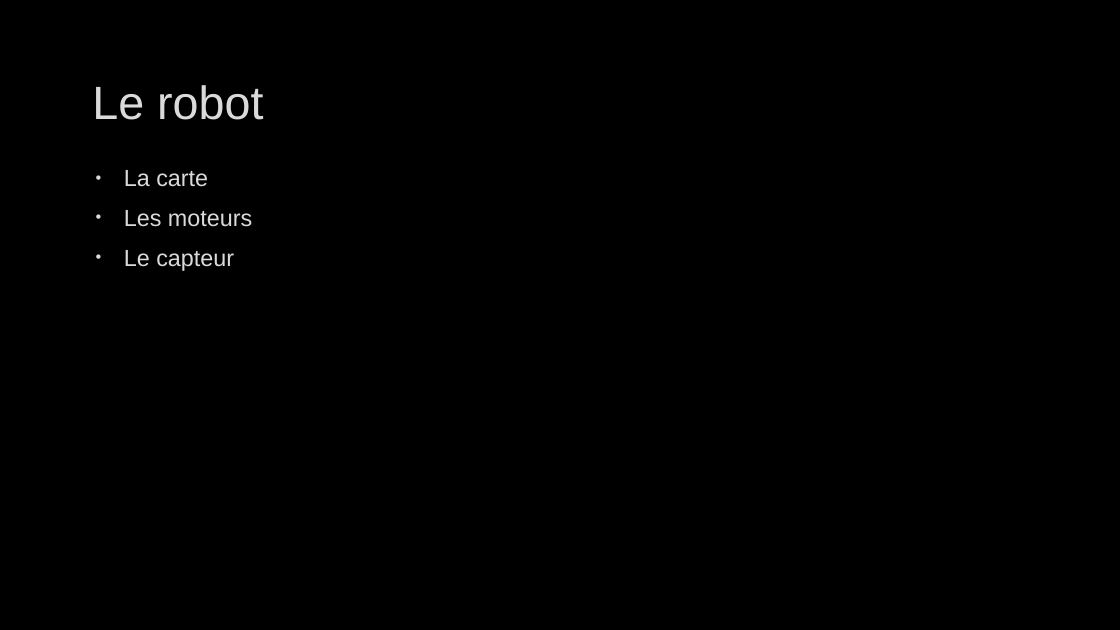
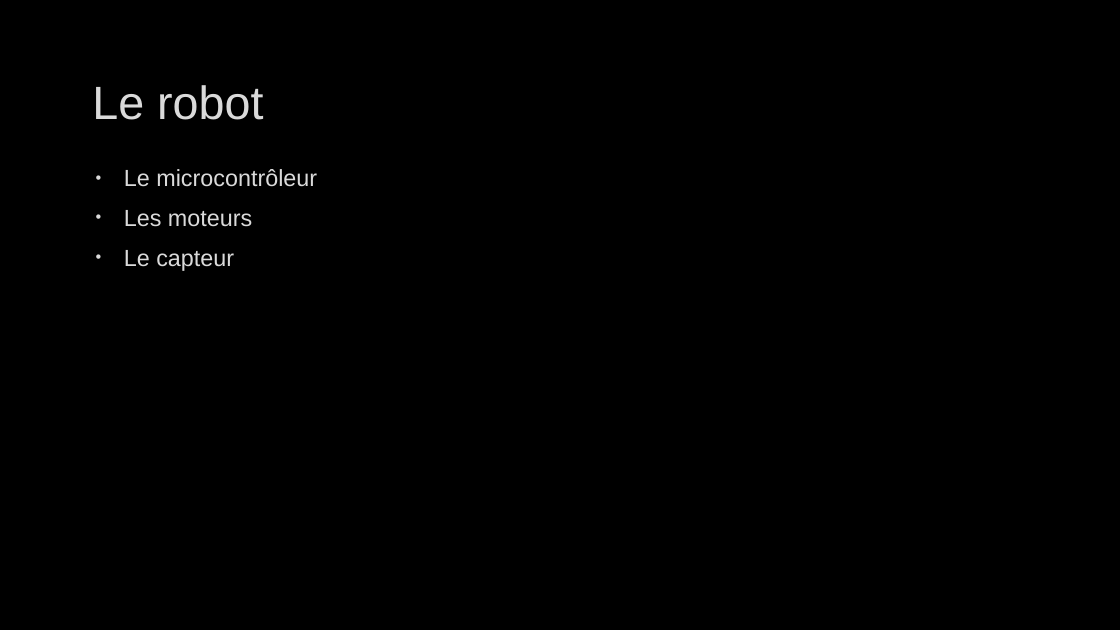
Before and after one commit to CyrilPy/BadMonkey, a slide deck: slide 4 of Gestion projet/Projet intégration robotique – IMERIR.pptx. Drawn at 1120x630 pixels with LibreOffice and Linux fonts; fonts in the diff are those of the drawing; background and template pictures are left out. Boxes give left, top, right and bottom in pixels: in the first picture for what was removed or moved away, otherwise in the second. Text is boxed around its words. In the diff, an @@ line names an element or a change of style, - is before the commit and + after.

```diff
--- a/Gestion projet/Projet intégration robotique – IMERIR.pptx
+++ b/Gestion projet/Projet intégration robotique – IMERIR.pptx
@@ text at [124, 169, 317, 187]: text changed @@
-• La carte
+• Le microcontrôleur
```
Also in this commit, not shown: 4 other slides changed, 1 slide added, 1 other file.
